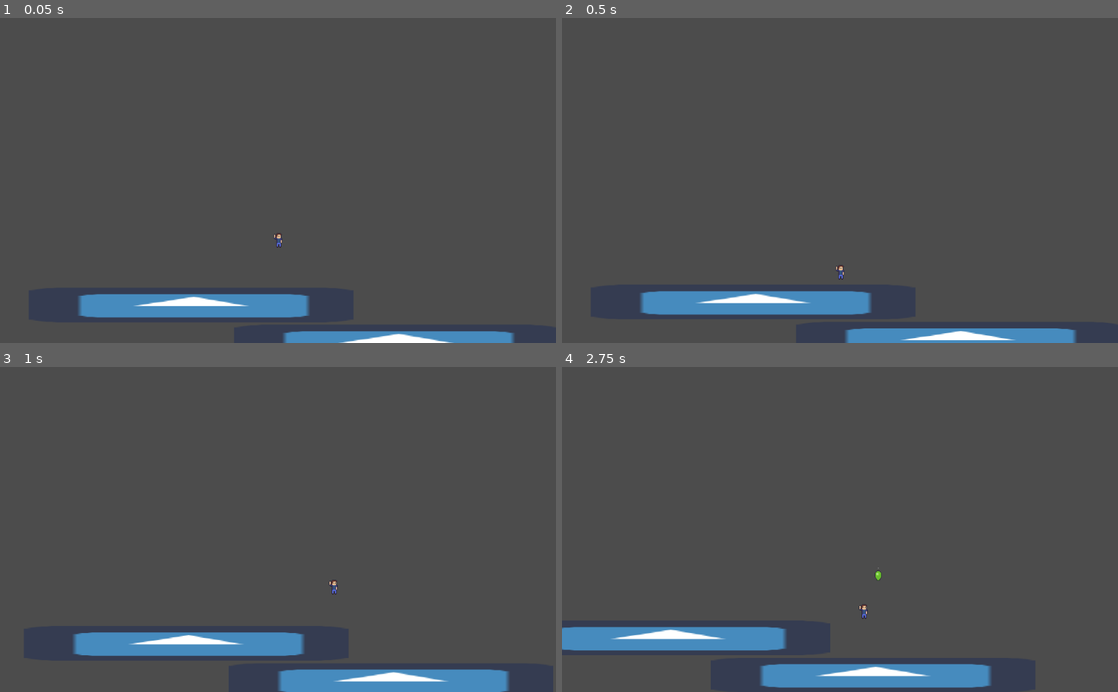
Above: before the commit, frames 1-4 (two rows, left to right).
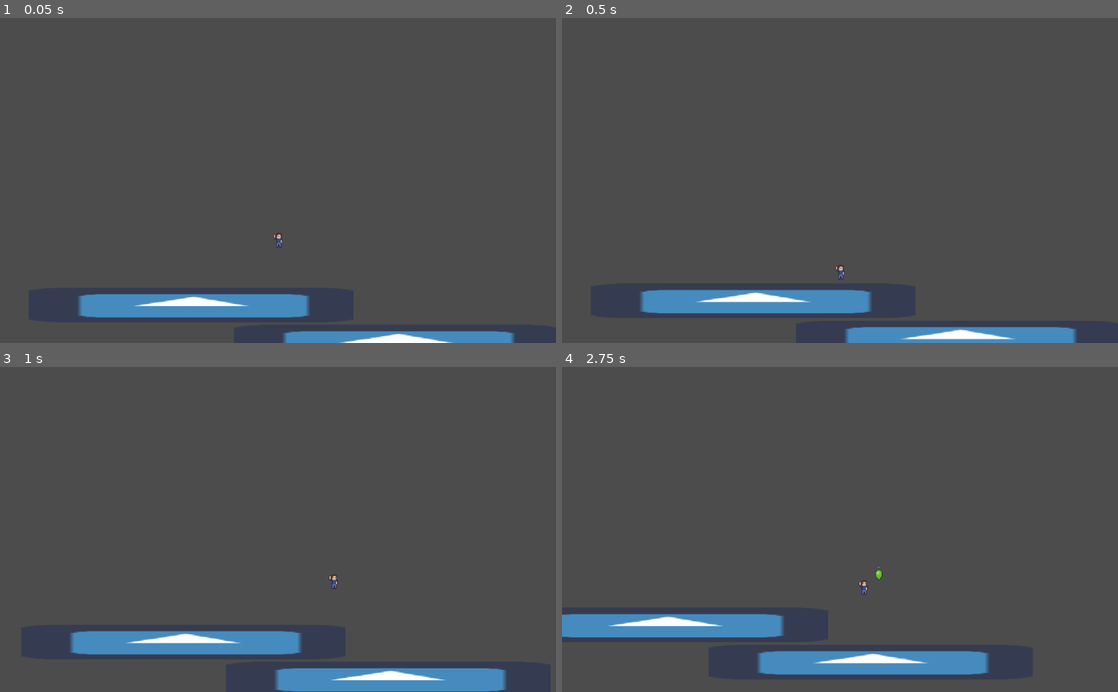
Above: after the commit, the same moments.

Repository: LeandreLPP/BalloonDumDare
Game: Godot game, scene res://Scenes/TestScene.tscn
Same seed, same stepped clock (60 frames per second), same inputs: the game is played once before the commit and once after it. The engine's default icon, where the game draws it, is replaced by a stand-in: a white triangle on a blue panel in a dark square. Sound files missing from this copy of the repository are replaced by a short silence.
Inputs (mouse positions are in pixels of both pictures, inside the frame that each line leads up to):
- Up to frame 1 (0.05 s): no input
- Up to frame 2 (0.5 s): no input
- Up to frame 3 (1 s): move the mouse to (400, 513) at 0.52 s; hold Right (move_right) from 0.53 s (still down); hold Space (jump) from 0.53 s (still down)
- Up to frame 4 (2.75 s): move the mouse to (728, 545) at 1.27 s; release Right (move_right) at 1.28 s; release Space (jump) at 1.28 s; hold Left (move_left) 1.28-2.03 s; right-click (728, 545) at 1.35 s; tap Space (jump) at 1.52, 1.55, 1.82, 2.3 s; move the mouse to (895, 458) at 2.02 s; press the mouse at (895, 458) at 2.03 s; hold Right (move_right) from 2.03 s (still down)

Frame 1 is identical in both runs. In frame 2, 1.1% of the frame differs, in the area x 14-93%, y 83-100%; in frame 3, 1.6%; in frame 4, 7.4%, in the area x 0-78%, y 61-99%.
Error before the commit: Attempt to call function 'play' in base 'null instance' on a null instance. (res://Prefabs/Player.gd:163)

Commit message:
Missing animation on sprite

Diff:
--- a/Prefabs/Player.gd
+++ b/Prefabs/Player.gd
@@ -154,7 +154,7 @@
 
 	# Update siding
 	if new_siding_left != siding_left:
-		$anim.flip_h = new_siding_left
+		$medium_kid.flip_h = new_siding_left
 		siding_left = new_siding_left
 
 	# Change animation
--- a/Prefabs/Player.tscn
+++ b/Prefabs/Player.tscn
@@ -8,6 +8,34 @@
 custom_solver_bias = 0.0
 radius = 8.27651
 height = 12.8086
+
+[sub_resource type="Animation" id=2]
+
+resource_name = "falling"
+length = 1.0
+loop = false
+step = 0.1
+
+[sub_resource type="Animation" id=3]
+
+resource_name = "idle"
+length = 1.0
+loop = false
+step = 0.1
+
+[sub_resource type="Animation" id=4]
+
+resource_name = "jumping"
+length = 1.0
+loop = false
+step = 0.1
+
+[sub_resource type="Animation" id=5]
+
+resource_name = "run"
+length = 1.0
+loop = false
+step = 0.1
 
 [node name="Player" type="RigidBody2D"]
 
@@ -79,3 +107,16 @@
 __meta__ = {
 "_edit_lock_": true
 }
+
+[node name="anim" type="AnimationPlayer" parent="." index="4"]
+
+root_node = NodePath("..")
+autoplay = ""
+playback_process_mode = 1
+playback_default_blend_time = 0.0
+playback_speed = 1.0
+anims/falling = SubResource( 2 )
+anims/idle = SubResource( 3 )
+anims/jumping = SubResource( 4 )
+anims/run = SubResource( 5 )
+blend_times = [  ]
--- a/Scenes/TestScene.tscn
+++ b/Scenes/TestScene.tscn
@@ -8,7 +8,7 @@
 custom_solver_bias = 0.0
 extents = Vector2( 299, 28 )
 
-[node name="TestScene" type="Node"]
+[node name="TestScene" type="Node" index="0"]
 
 [node name="Plateforme" type="StaticBody2D" parent="." index="0"]
 
Not shown: 1 places in Prefabs/Player.tscn that only renumber resources
